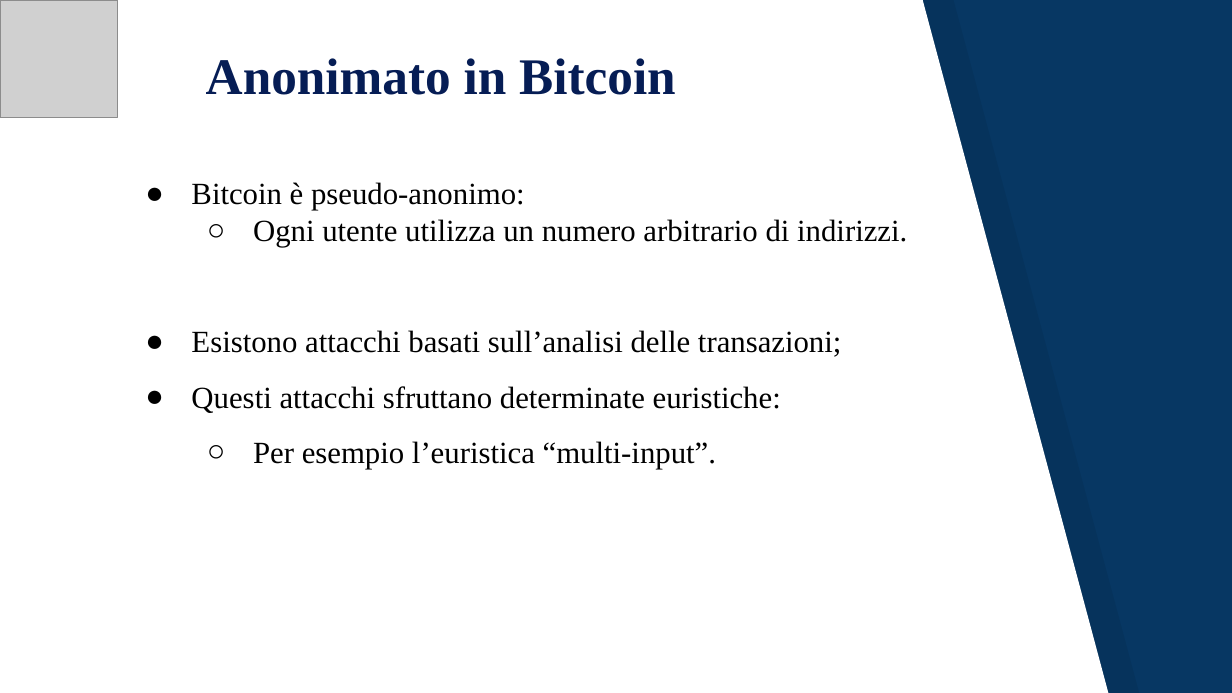
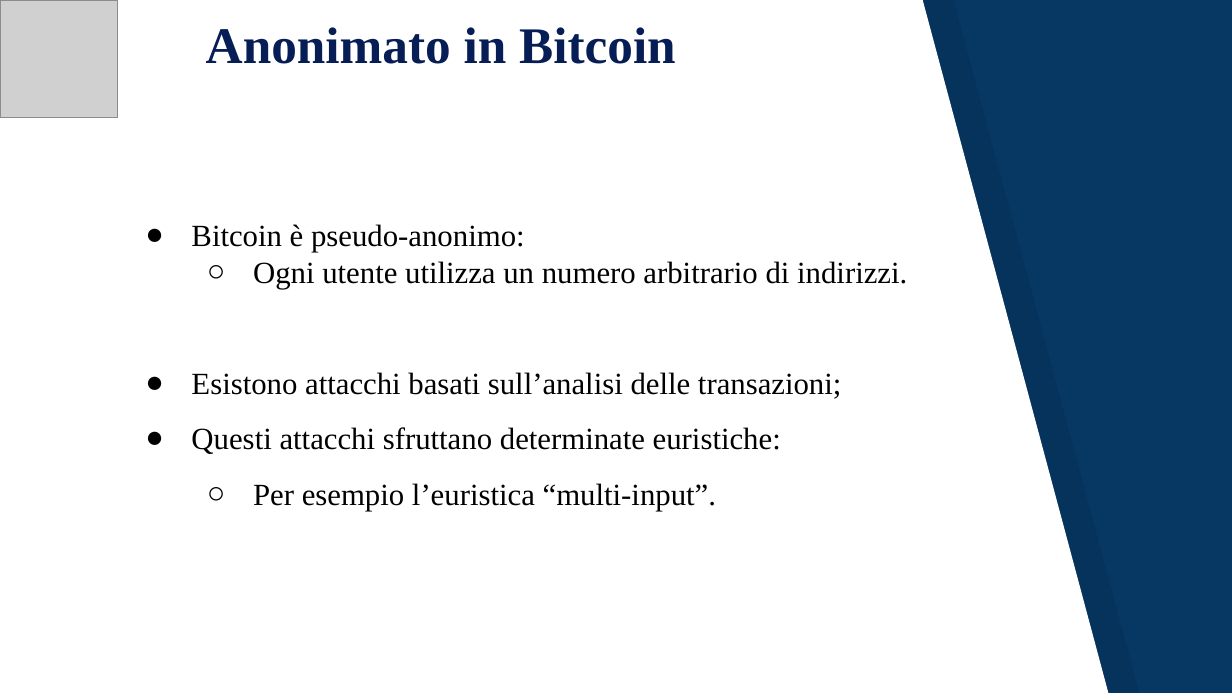
Before and after one commit to JacopoRaffi/Dust_Attack_Analysis, a slide deck: slide 4 of Dust Attack .pptx. Drawn at 1232x693 pixels with LibreOffice and Linux fonts; fonts in the diff are those of the drawing; grey boxes stand for pictures. Boxes give left, top, right and bottom in pixels: in the first picture for what was removed or moved away, otherwise in the second. Text is boxed around its words. In the diff, an @@ line names an element or a change of style, - is before the commit and + after.

```diff
--- a/Dust Attack .pptx
+++ b/Dust Attack .pptx
@@ title "Anonimato in Bitcoin": place and size @@
-title "Anonimato in Bitcoin" at box(206, 58, 676, 95)
+title "Anonimato in Bitcoin" at box(206, 27, 676, 64)
@@ text "Bitcoin è pseudo-anonimo:": place and size @@
-text "Bitcoin è pseudo-anonimo:" at box(191, 182, 907, 469)
+text "Bitcoin è pseudo-anonimo:" at box(191, 224, 907, 511)
```
Also in this commit, not shown: 14 other slides changed, 3 slides added, 4 slides removed, 1 other file.
